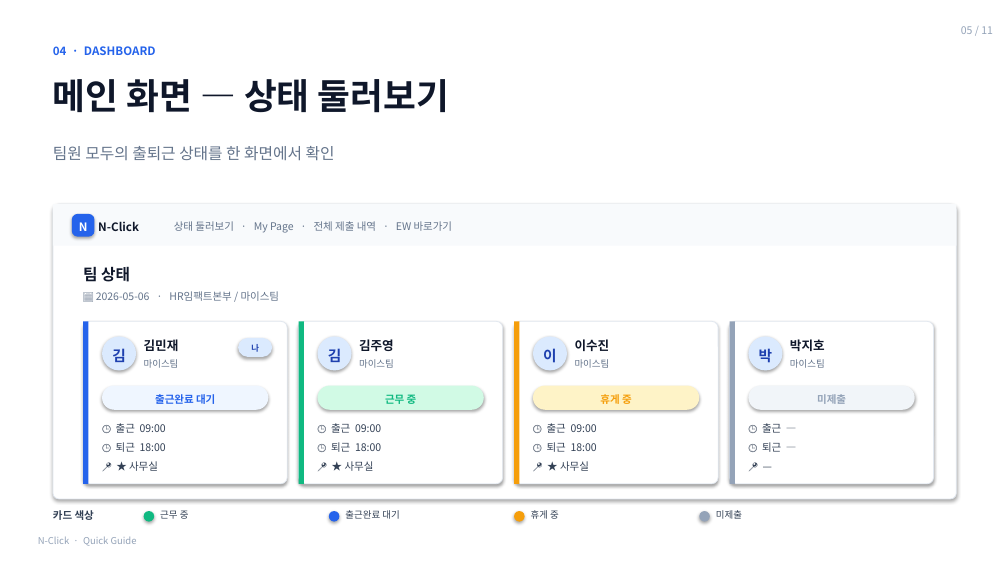
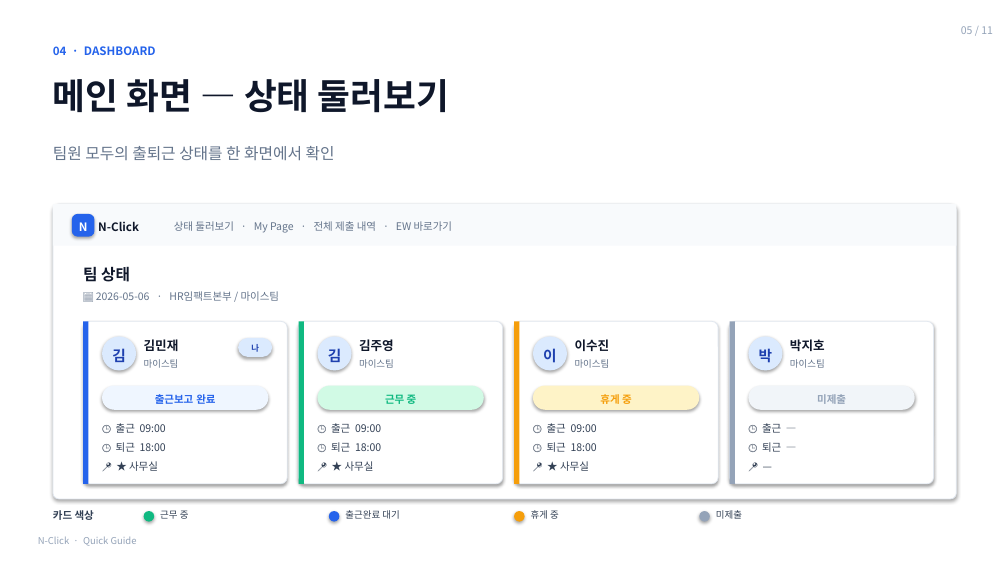
Before and after one commit to CodingJam1203/ewassistant, a slide deck: slide 5 of N-Click_가이드.pptx. Drawn at 1008x567 pixels with LibreOffice and Linux fonts; fonts in the diff are those of the drawing. Boxes give left, top, right and bottom in pixels: in the first picture for what was removed or moved away, otherwise in the second. Text is boxed around its words. In the diff, an @@ line names an element or a change of style, - is before the commit and + after.

```diff
--- a/N-Click_가이드.pptx
+++ b/N-Click_가이드.pptx
@@ text at bbox=[155, 394, 215, 404]: text changed @@
-출근완료 대기
+출근보고 완료
```
Also in this commit, not shown: 3 other slides changed, 2 other files.
